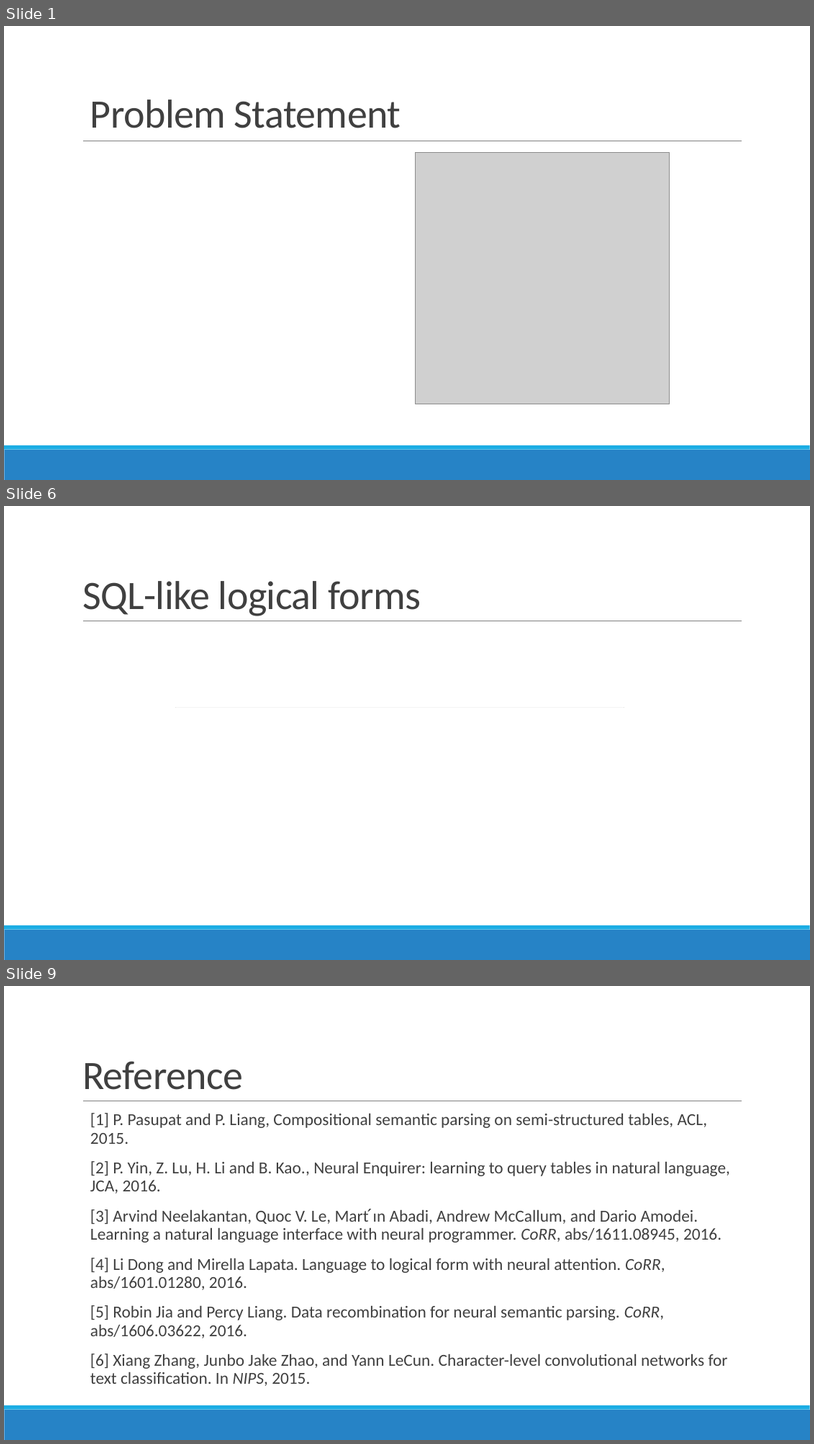
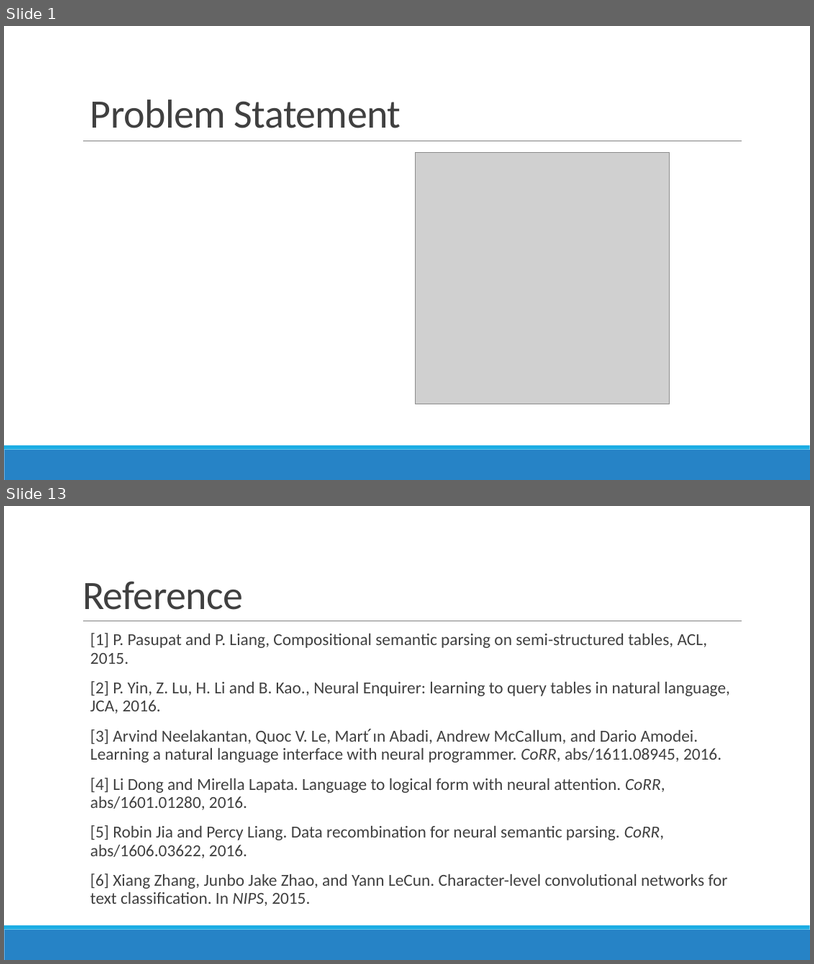
Before and after one commit to richardxiong/dnnQuery, a slide deck: dnnQuery2.pptx. Shown one above the other, each under a label of ours: slides 1, 6 and 9 before the commit, slides 1 and 13 after it; the slides between them are not shown. The pictures are 814x1444 and 814x964 pixels, drawn with LibreOffice and Linux fonts; fonts in the diff are those of the drawing; grey boxes stand for pictures. Boxes give left, top, right and bottom in pixels: in the first picture for what was removed or moved away, otherwise in the second. Text is boxed around its words. In the diff, an @@ line names an element or a change of style, - is before the commit and + after.

```diff
--- a/dnnQuery2.pptx
+++ b/dnnQuery2.pptx
@@ slide 6 removed at (x1=4, y1=506, x2=810, y2=960), background #FFFFFF; not listed: 3 template elements that a slide beside it also shows @@
@@ title removed at (x1=82, y1=581, x2=421, y2=616) @@
-SQL-like logical forms
@@ rectangle removed at (x1=160, y1=632, x2=635, y2=708) @@
@@ picture removed at (x1=176, y1=641, x2=625, y2=906) @@
@@ rectangle removed at (x1=162, y1=708, x2=638, y2=917) @@
@@ what was slide 9 is now slide 13 @@
```
Also in this commit, not shown: 3 slides changed, 8 slides added, 3 other slides removed, 1 other file.
